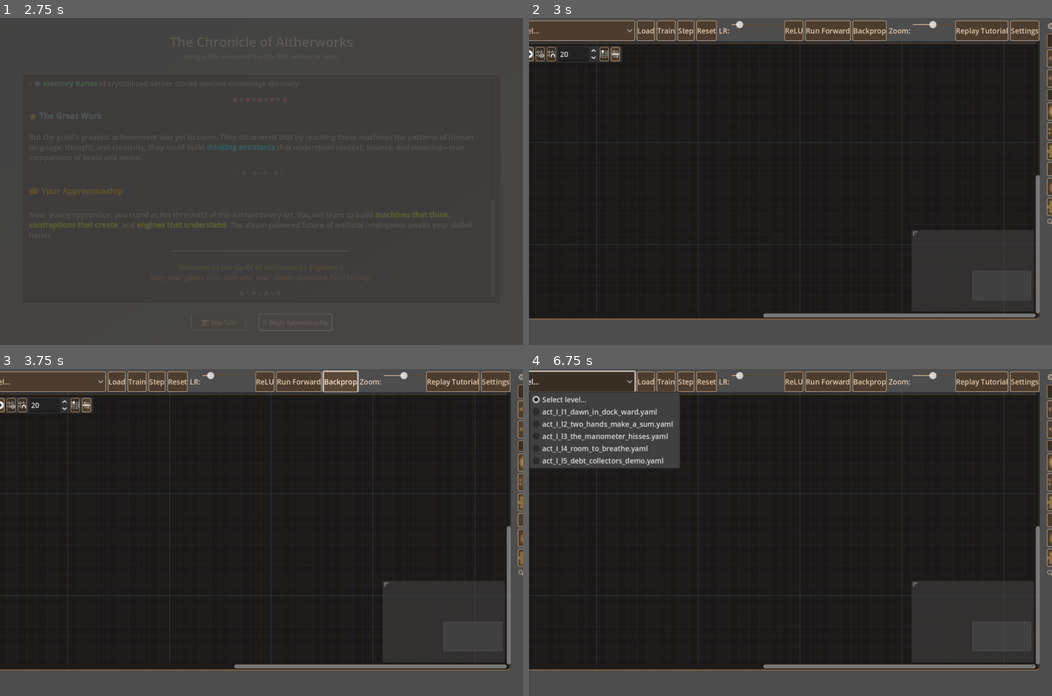
Above: before the commit, frames 1-4 (two rows, left to right).
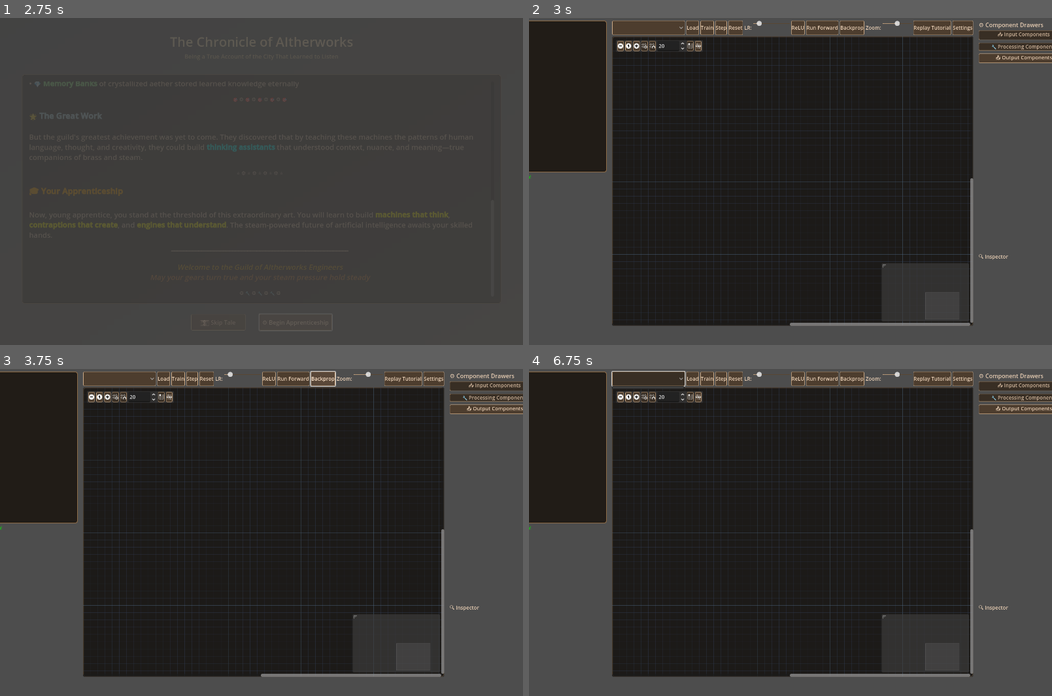
Above: after the commit, the same moments.

Repository: jazzmind/aitherworks
Game: Godot game, scene res://game/ui/title_screen.tscn
Same seed, same stepped clock (60 frames per second), same inputs: the game is played once before the commit and once after it.
Inputs (mouse positions are in pixels of both pictures, inside the frame that each line leads up to; where the layout moved, square brackets give the same spot in the first picture):
- Up to frame 1 (2.75 s): click "🎩 New Apprenticeship" at 0.5 s; click "⏭️ Skip Tale" at 1.25 s; click "⚙️ Begin Apprenticeship" at 2 s
- Up to frame 2 (3 s): click "⚙️ Begin Apprenticeship" at 2.75 s
- Up to frame 3 (3.75 s): click "Backprop" at 3.5 s
- Up to frame 4 (6.75 s): click "Replay Tutorial" at 4.25 s; click "Replay Tutorial" at 5 s; click "Replay Tutorial" at 5.75 s; click (649, 378) [565, 382] at 6.5 s

Frame 1 is identical in both runs. In frame 2, 28% of the frame differs, in the area x 0-100%, y 0-95%; in frame 3, 28%; in frame 4, 32%.
Error after the commit: Parse Error: Identifier "None" not declared in the current scope. (res://game/ui/workbench.gd:596)

Commit message:
Add connection pulse, font sizing, and part inspector sliders
Co-authored-by: wes <wes@sonnenreich.com>

Diff:
--- a/game/ui/story_tutorial.gd
+++ b/game/ui/story_tutorial.gd
@@ -391,7 +391,10 @@
 
 		# Try forcing BBCode configuration again
 		story_panel.bbcode_enabled = true
-
+		# set base size and then use BBCode sizes for headings
+		story_panel.add_theme_font_size_override("normal_font_size", 16)
+		story_panel.add_theme_font_size_override("bold_font_size", 18)
+		story_panel.add_theme_font_size_override("italics_font_size", 16)
 		story_panel.text = chat_history
 
 		print("DEBUG: Text after setting: ", story_panel.text.substr(0, 100) + "...")
--- a/game/ui/workbench.gd
+++ b/game/ui/workbench.gd
@@ -369,7 +369,7 @@
 	else:
 		allowed = ["signal_loom", "weight_wheel", "adder_manifold", "activation_gate", "entropy_manometer"]
 
-	# Re-populate drawers with only allowed parts
+	# Re-populate drawers with only allowed parts, preserving ordering per allowed_parts
 	_populate_allowed_parts(allowed)
 	# Story
 	if spec.has("story") and spec["story"].has("text"):
@@ -565,6 +565,8 @@
 		if conn["from"] == source_node.name:
 			var target_node = graph.get_node(conn["to"])
 			if target_node is PartNode and target_node not in processed:
+				# forward pulse highlight
+				_pulse_connection(conn["from"], int(conn["from_port"]), conn["to"], int(conn["to_port"]), Color(1.0, 0.8, 0.3, 1.0))
 				var output = target_node.process_inputs([signal_value])
 				_log("⚙️ %s processed [%.3f] → %.3f" % [target_node.title, signal_value, output])
 				_log("   Status: %s" % target_node.get_part_status())
@@ -579,6 +581,20 @@
 	for i in range(conns.size()-1, -1, -1):
 		var c = conns[i]
 		_log("grad: %s[%d] <- %s[%d]" % [str(c["from"]), int(c["from_port"]), str(c["to"]), int(c["to_port"])])
+		# reverse pulse highlight (red hues)
+		_pulse_connection(str(c["to"]), int(c["to_port"]), str(c["from"]), int(c["from_port"]), Color(1.0, 0.2, 0.2, 1.0))
+
+func _pulse_connection(from_node: String, from_port: int, to_node: String, to_port: int, color: Color) -> void:
+	# Try to use GraphEdit's per-connection activity if available; otherwise, briefly toggle selection
+	if graph.has_method("set_connection_activity"):
+		graph.set_connection_activity(from_node, from_port, to_node, to_port, 1.0)
+		# fade after a short delay
+		await get_tree().create_timer(0.15).timeout
+		graph.set_connection_activity(from_node, from_port, to_node, to_port, 0.0)
+	else:
+		# Fallback: temporarily select the connection to hint activity
+		graph.set_selected(None)
+		await get_tree().create_timer(0.01).timeout
 
 func _on_graph_node_selected(node_name: StringName) -> void:
 	var node := graph.get_node_or_null(String(node_name))
@@ -621,7 +637,39 @@
 				var info := Label.new()
 				info.text = "Wheel instance not ready"
 				inspector_content.add_child(info)
+		"steam_source":
+			if p.part_instance and p.part_instance is SteamSource:
+				var src := p.part_instance as SteamSource
+				_inspector_slider("Amplitude", 0.1, 5.0, 0.01, src.amplitude, func(v: float): src.set_amplitude(v))
+				_inspector_slider("Frequency", 0.1, 3.0, 0.01, src.frequency, func(v: float): src.set_frequency(v))
+				_inspector_slider("Noise", 0.0, 1.0, 0.01, src.noise_level, func(v: float): src.set_noise_level(v))
+				_inspector_slider("Channels", 1, 8, 1, src.num_channels, func(v: float): src.set_num_channels(int(v)))
+				var info3 := Label.new()
+				info3.text = src.get_source_status()
+				inspector_content.add_child(info3)
+		"signal_loom":
+			if p.part_instance and p.part_instance is SignalLoom:
+				var loom := p.part_instance as SignalLoom
+				_inspector_slider("Input Channels", 1, 8, 1, loom.input_channels, func(v: float): loom.set_input_channels(int(v)))
+				_inspector_slider("Output Width", 1, 16, 1, loom.output_width, func(v: float): loom.set_output_width(int(v)))
+				_inspector_slider("Signal Strength", 0.0, 2.0, 0.01, loom.signal_strength, func(v: float): loom.set_signal_strength(v))
 		_:
 			var info2 := Label.new()
 			info2.text = p.get_part_status()
 			inspector_content.add_child(info2)
+
+func _inspector_slider(label_text: String, min_v: float, max_v: float, step: float, cur: float, on_change: Callable) -> void:
+	var row := HBoxContainer.new()
+	var lbl := Label.new()
+	lbl.text = label_text
+	row.add_child(lbl)
+	var knob_script := load("res://game/ui/controls/knob.gd")
+	var knob: Control = knob_script.new()
+	knob.min_value = min_v
+	knob.max_value = max_v
+	knob.step = step
+	knob.value = cur
+	knob.custom_minimum_size = Vector2(44, 44)
+	knob.value_changed.connect(func(v: float): on_change.call(v))
+	row.add_child(knob)
+	inspector_content.add_child(row)
--- a/game/ui/workbench.tscn
+++ b/game/ui/workbench.tscn
@@ -175,10 +175,10 @@
 anchors_preset = 15
 anchor_right = 1.0
 anchor_bottom = 1.0
-offset_left = 1.00003
-offset_top = -4.0
-offset_right = 1.0
-offset_bottom = -4.0
+offset_left = 0.0
+offset_top = 0.0
+offset_right = 0.0
+offset_bottom = 0.0
 grow_horizontal = 2
 grow_vertical = 2
 right_disconnects = true
